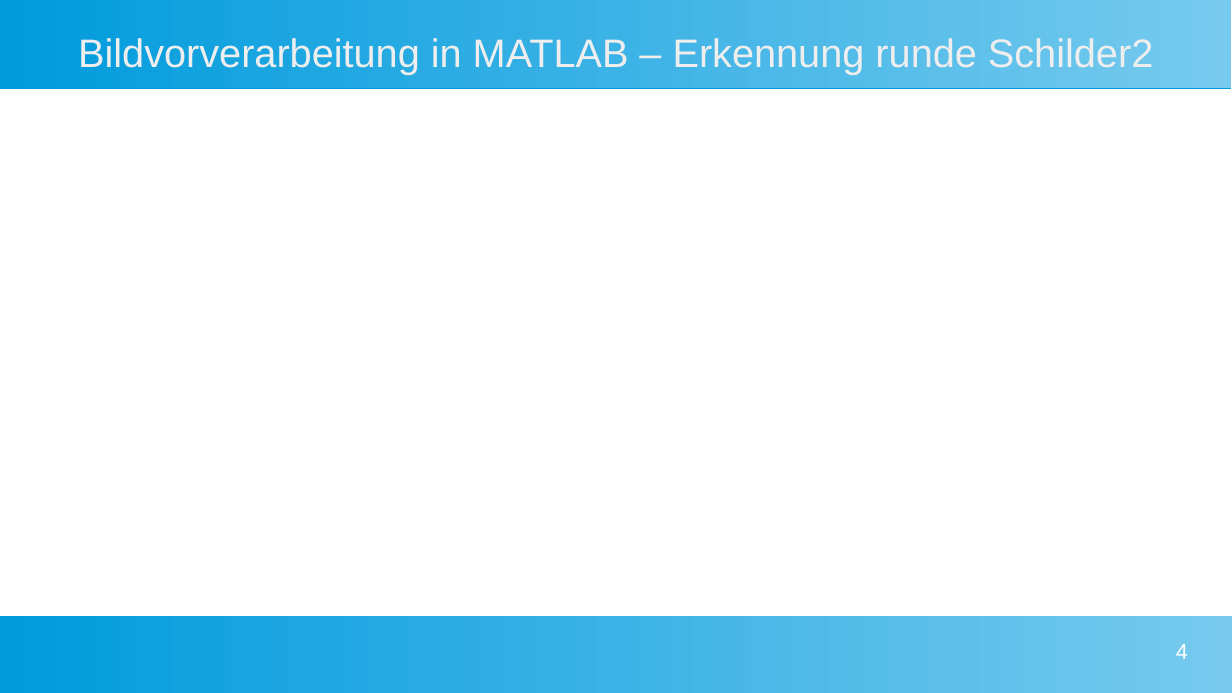
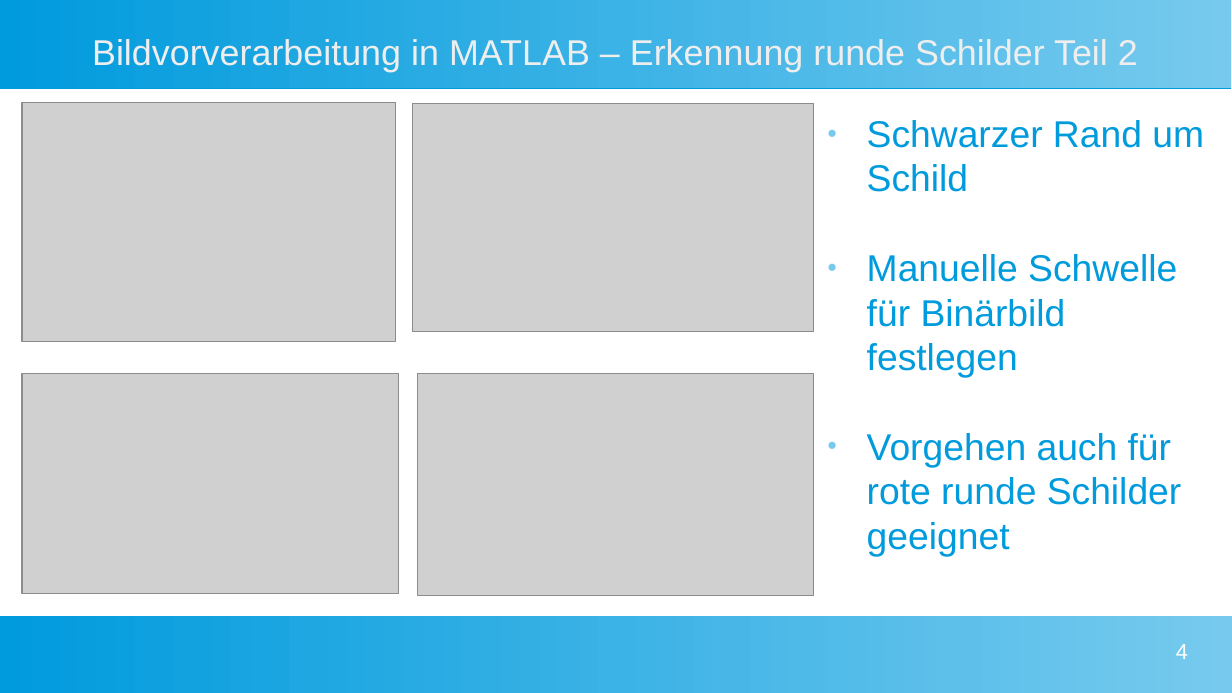
Before and after one commit to Commander-Philip/the-machine-learning-brick, a slide deck: slide 4 of docs/Präsentation.odp. Drawn at 1232x693 pixels with LibreOffice and Linux fonts; fonts in the diff are those of the drawing; grey boxes stand for pictures. Boxes give left, top, right and bottom in pixels: in the first picture for what was removed or moved away, otherwise in the second. Text is boxed around its words. In the diff, an @@ line names an element or a change of style, - is before the commit and + after.

```diff
--- a/docs/Präsentation.odp
+++ b/docs/Präsentation.odp
@@ title at box(92, 39, 1138, 72): text changed; size 25.6 to 23.1 pt @@
-Bildvorverarbeitung in MATLAB – Erkennung runde Schilder2
+Bildvorverarbeitung in MATLAB – Erkennung runde Schilder Teil 2
@@ picture added at box(22, 103, 397, 342) @@
@@ picture added at box(413, 103, 814, 332) @@
@@ text added at box(867, 120, 1204, 557), 24 pt, text #009BDD @@
+● Schwarzer Rand um Schild
+● Manuelle Schwelle für Binärbild festlegen
+● Vorgehen auch für rote runde Schilder geeignet
@@ picture added at box(22, 373, 399, 594) @@
@@ picture added at box(418, 375, 814, 597) @@
```
Also in this commit, not shown: 2 other slides changed, 6 slides added.
